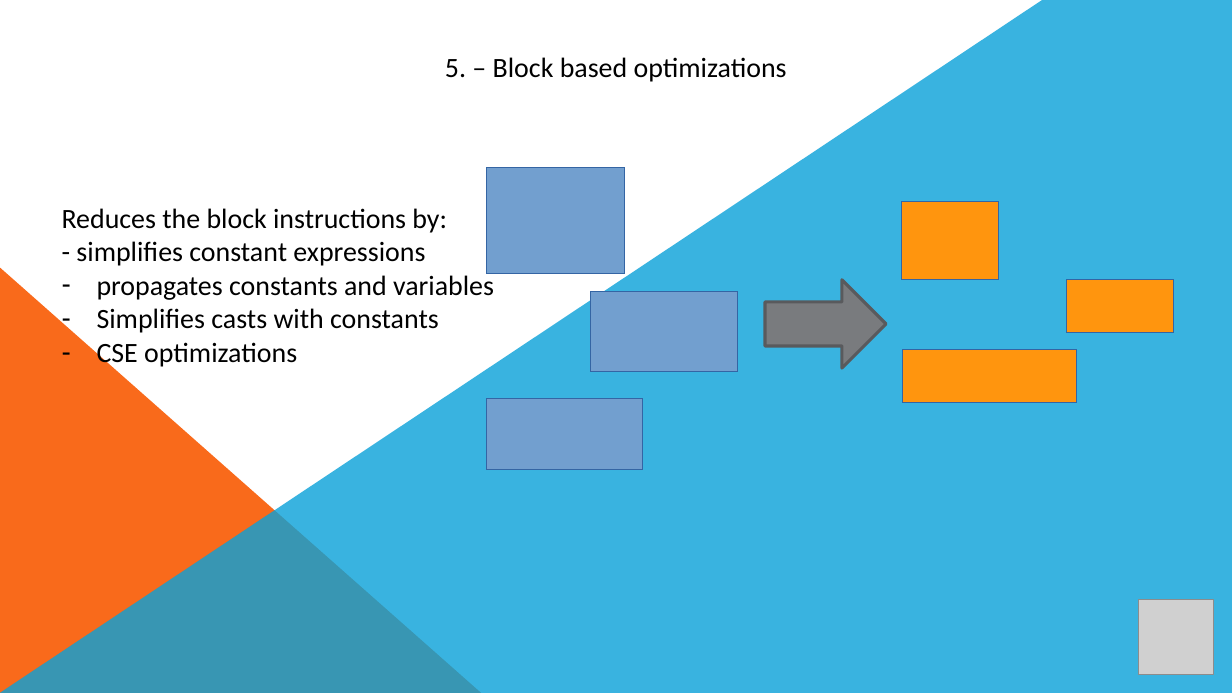
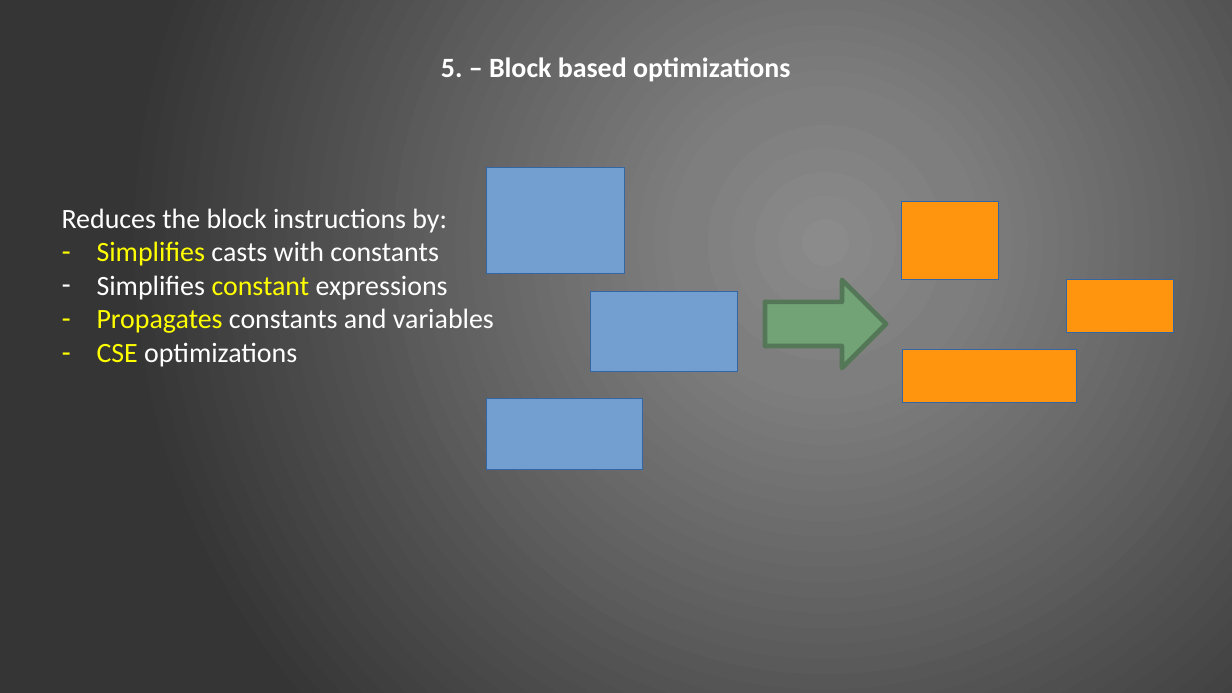
Before and after one commit to ciplogic/CodeRefractor, a slide deck: slide 7 of Documentation/Slides_final.pptx. Drawn at 1232x693 pixels with LibreOffice and Linux fonts; fonts in the diff are those of the drawing; grey boxes stand for pictures. Boxes give left, top, right and bottom in pixels: in the first picture for what was removed or moved away, otherwise in the second. Text is boxed around its words. In the diff, an @@ line names an element or a change of style, - is before the commit and + after.

```diff
--- a/Documentation/Slides_final.pptx
+++ b/Documentation/Slides_final.pptx
@@ background #FFFFFF to gradient #8C8C8C to #7F7F7F to #353535 @@
@@ freeform shape removed at [0,0,1232,693] @@
@@ text "5. – Block based optimizations" at [441,57,791,82]: text colour #000000 to #FFFFFF, bold on @@
@@ text at [62,208,447,367]: text colour #000000 to #FFFFFF in "Reduces the block instructions by:", "casts with constants", "optimizations"; text colour #000000 to #FFFF00 in "Simplifies", "CSE" @@
@@ right triangle removed at [0,267,482,693] @@
@@ text at [76,241,494,300]: paragraphs removed @@
-- simplifies constant expressions
-– propagates constants and variables
@@ text at [97,275,494,333]: paragraphs added @@
+– Simplifies constant expressions
+– Propagates constants and variables
@@ right arrow at [766,279,887,368]: fill #797B7E to #72A376; outline #5A5B5D 2 pt to #547957 3 pt @@
@@ picture removed at [1139,600,1214,675] @@
```
Also in this commit, not shown: 13 other slides changed, 1 other file.
